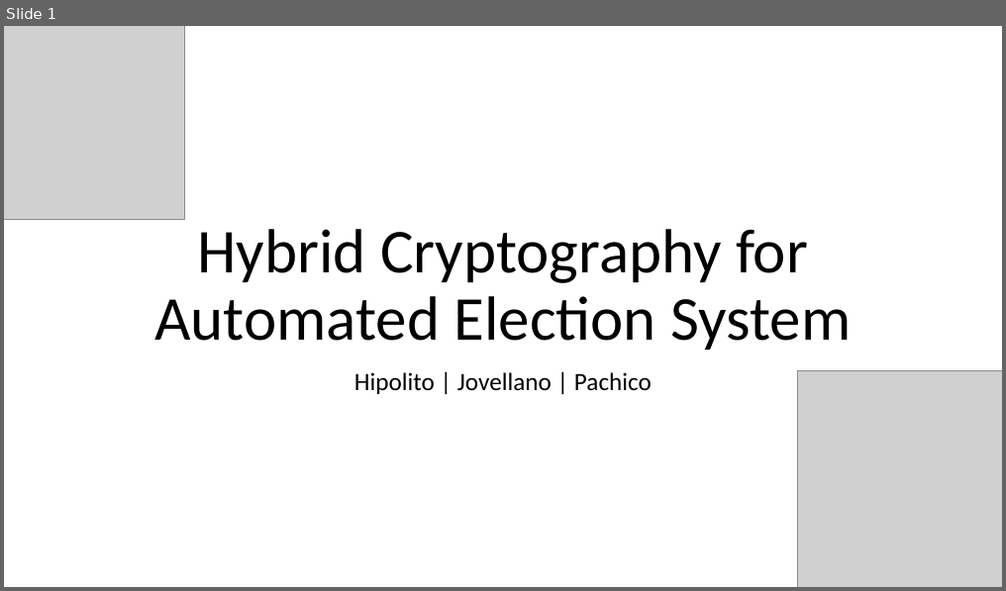
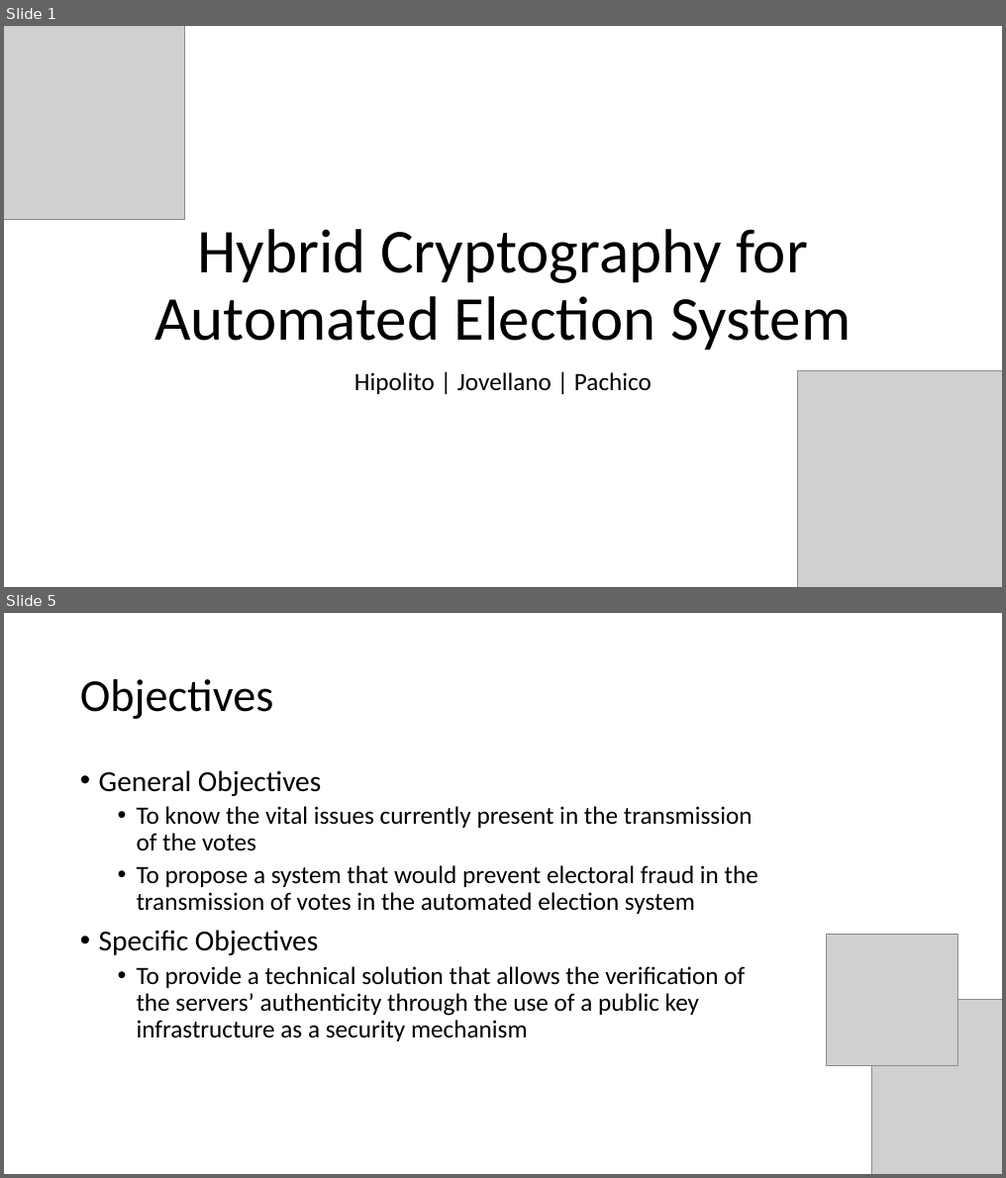
Before and after one commit to seans888/Project---Automate-Election, a slide deck: Documentation/Research Paper/CSPROJ Presentation.pptx. Shown one above the other, each under a label of ours: slide 1 before the commit, slides 1 and 5 after it; the slides between them are not shown. The pictures are 1006x591 and 1006x1178 pixels, drawn with LibreOffice and Linux fonts; fonts in the diff are those of the drawing; grey boxes stand for pictures. Boxes give left, top, right and bottom in pixels: in the first picture for what was removed or moved away, otherwise in the second. Text is boxed around its words. In the diff, an @@ line names an element or a change of style, - is before the commit and + after.

```diff
--- a/Documentation/Research Paper/CSPROJ Presentation.pptx
+++ b/Documentation/Research Paper/CSPROJ Presentation.pptx
@@ slide 5 added at (4, 613, 1002, 1174), background #FFFFFF @@
@@ title added at (80, 679, 273, 719), 44 pt, text #000000 @@
+Objectives
@@ text added at (99, 770, 758, 1042), 24 pt, text #000000 @@
+• General Objectives
+  • To know the vital issues currently present in the transmission of the votes
+  • To propose a system that would prevent electoral fraud in the transmission of votes in the automated election system
+• Specific Objectives
+  • To provide a technical solution that allows the verification of the servers’ authenticity through the use of a public key infrastructure as a security mechanism
@@ picture added at (827, 934, 958, 1065) @@
@@ picture added at (871, 1000, 1002, 1174) @@
```
Also in this commit, not shown: 2 slides changed, 7 other slides added, 2 other files.
